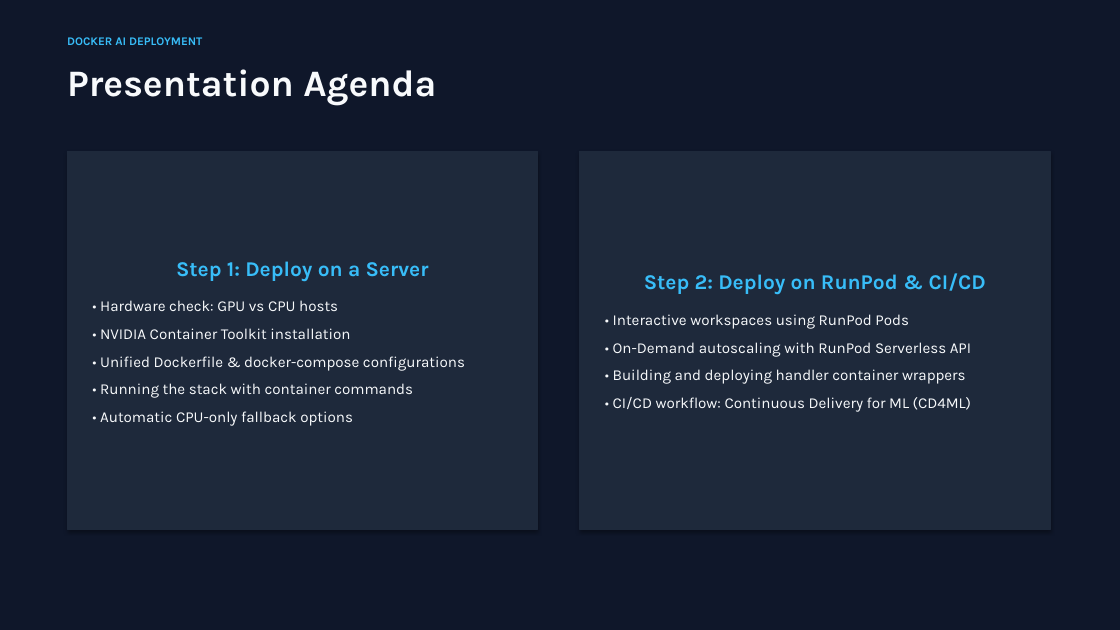
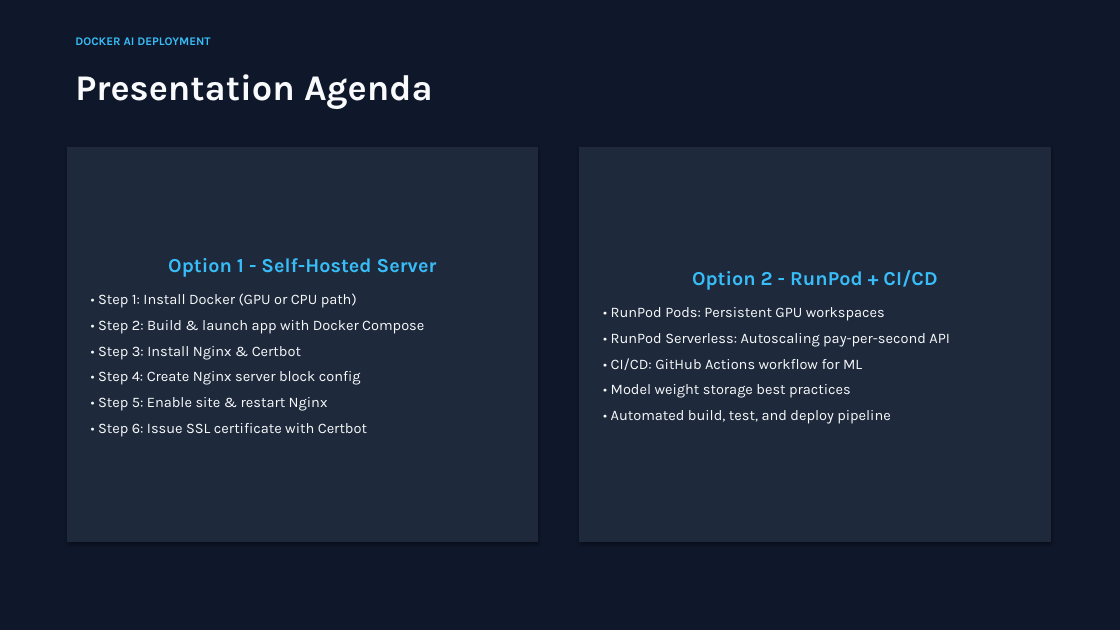
Before and after one commit to ssllsaiful/deployment, a slide deck: slide 2 of AI-Deployment/AI_Deployment_Guide.pptx. Drawn at 1120x630 pixels with LibreOffice and Linux fonts; fonts in the diff are those of the drawing. Boxes give left, top, right and bottom in pixels: in the first picture for what was removed or moved away, otherwise in the second. Text is boxed around its words. In the diff, an @@ line names an element or a change of style, - is before the commit and + after.

```diff
--- a/AI-Deployment/AI_Deployment_Guide.pptx
+++ b/AI-Deployment/AI_Deployment_Guide.pptx
@@ text "DOCKER AI DEPLOYMENT": place and size @@
-text "DOCKER AI DEPLOYMENT" at (67, 37, 202, 45)
+text "DOCKER AI DEPLOYMENT" at (75, 37, 210, 45)
@@ text "Presentation Agenda" at (75, 74, 433, 109): size 32 to 31 pt @@
@@ rectangle "Option 1 - Self-Hosted Server": place and size @@
-rectangle "Option 1 - Self-Hosted Server" at (67, 151, 538, 529)
+rectangle "Option 1 - Self-Hosted Server" at (67, 147, 538, 542)
@@ rectangle "Option 2 - RunPod + ...": place and size @@
-rectangle "Option 2 - RunPod + ..." at (580, 151, 1050, 529)
+rectangle "Option 2 - RunPod + ..." at (580, 147, 1050, 542)
@@ text in rectangle at (98, 258, 437, 437): text changed; size 13 to 12.5 pt @@
-Step 1: Deploy on a Server
-• Hardware check: GPU vs CPU hosts
-• NVIDIA Container Toolkit installation
-• Unified Dockerfile & docker-compose configurations
-• Running the stack with container commands
-• Automatic CPU-only fallback options
+Option 1 - Self-Hosted Server
+• Step 1: Install Docker (GPU or CPU path)
+• Step 2: Build & launch app with Docker Compose
+• Step 3: Install Nginx & Certbot
+• Step 4: Create Nginx server block config
+• Step 5: Enable site & restart Nginx
+• Step 6: Issue SSL certificate with Certbot
@@ text in rectangle at (611, 270, 950, 424): text changed; size 13 to 12.5 pt @@
-Step 2: Deploy on RunPod & CI/CD
-• Interactive workspaces using RunPod Pods
-• On-Demand autoscaling with RunPod Serverless API
-• Building and deploying handler container wrappers
-• CI/CD workflow: Continuous Delivery for ML (CD4ML)
+Option 2 - RunPod + CI/CD
+• RunPod Pods: Persistent GPU workspaces
+• RunPod Serverless: Autoscaling pay-per-second API
+• CI/CD: GitHub Actions workflow for ML
+• Model weight storage best practices
+• Automated build, test, and deploy pipeline
```
Also in this commit, not shown: 5 other slides changed, 5 slides added, 4 slides removed, 2 other files.
